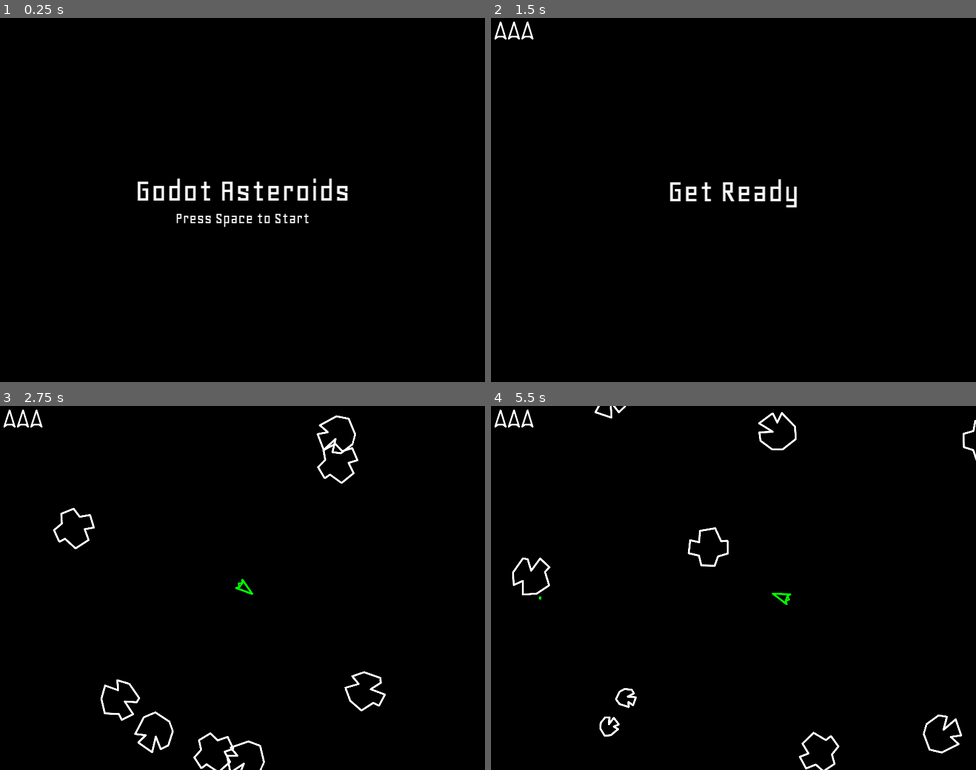
Above: before the commit, frames 1-4 (two rows, left to right).
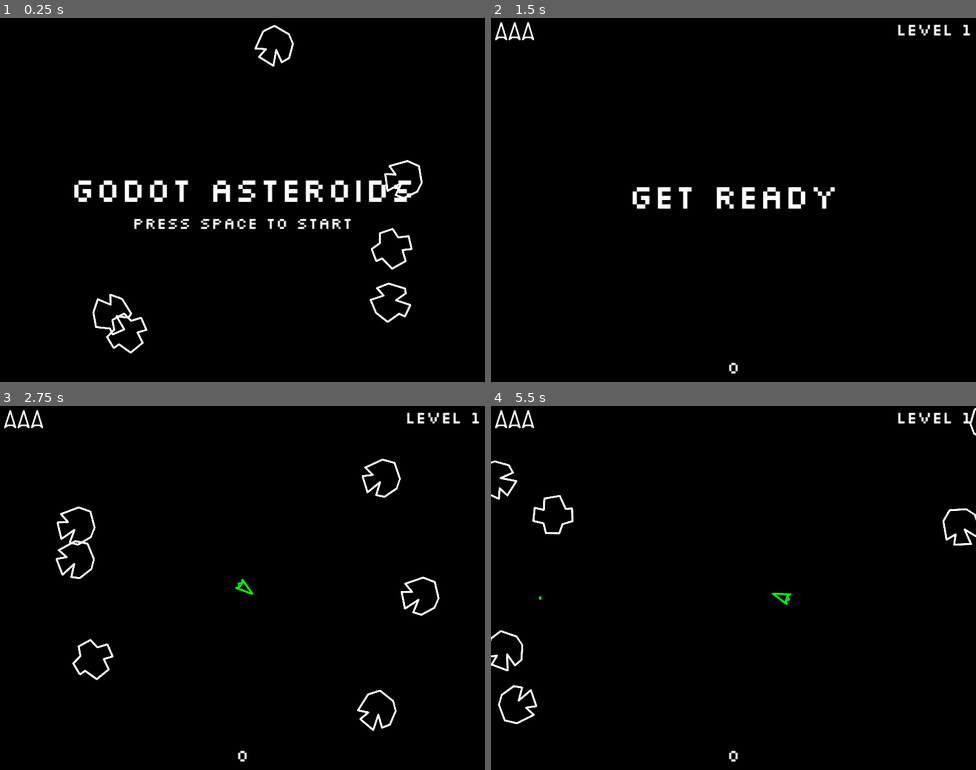
Above: after the commit, the same moments.

Repository: Synthian/godot-asteroids
Game: Godot game, scene res://main.tscn
The game is run twice, just before and just after one commit, with the same random seed, the same clock (stepped at 60 frames per second) and the same inputs.
Inputs:
- Up to frame 1 (0.25 s): no input
- Up to frame 2 (1.5 s): tap Space (shoot) at 0.5, 0.6 s; hold D (move_right) 0.53-1.28 s; hold Enter (ui_accept) 0.53-1.28 s; hold A (move_left) from 1.28 s (still down); tap Enter (ui_accept) at 1.35 s
- Up to frame 3 (2.75 s): tap Enter (ui_accept) at 1.52, 1.82, 2, 2.3 s; tap Space (shoot) at 1.55 s; release A (move_left) at 2.03 s; hold D (move_right) from 2.03 s (still down); hold W (boost) from 2.03 s (still down)
- Up to frame 4 (5.5 s): release W (boost) at 2.78 s; tap Space (shoot) at 2.85, 3.6, 4.55 s; tap Enter (ui_accept) at 3.02, 3.32, 4.35, 4.52, 4.82, 5.3 s; release D (move_right) at 3.53 s; hold Enter (ui_accept) 3.53-4.28 s; hold A (move_left) from 3.53 s (still down); hold W (boost) from 5.03 s (still down)

The runs differ from the first frame. In frame 1, 4.1% of the frame differs, in the area x 15-88%, y 1-93%; in frame 2, 1.8%; in frame 3, 2.7%; in frame 4, 2.4%.

Commit message:
Levels, Points, Score, Game Over

Diff:
--- a/asteroid.gd
+++ b/asteroid.gd
@@ -2,13 +2,15 @@
 class_name Asteroid
 
 signal hit
+
+static var LEVEL_MULTIPLIER := 0.1
 
 @export var velocityComponent: VelocityComponent
 @export var edgeComponent: EdgeComponent
 @export var animatedSprite: AnimatedSprite2D
 @export var maxSpeed: int
 
-func init(position: Vector2, initialDirection: float) -> void:
+func init(position: Vector2, initialDirection: float, level: int) -> void:
 	self.position = position
 	animatedSprite.frame = randi_range(0, 2)
 
@@ -18,8 +20,9 @@
 	velocityComponent.spinVelocity = spin
 
 	# Set motion
-	var direction: float = randf_range(initialDirection - PI/2, initialDirection + PI/2)
-	var speed: int = randi_range(100, maxSpeed)
+	var direction := randf_range(initialDirection - PI/2, initialDirection + PI/2)
+	var mult := 1 + LEVEL_MULTIPLIER * level
+	var speed := randi_range(100, maxSpeed) * mult
 	velocityComponent.linearVelocity = Vector2.from_angle(direction) * speed
 
 func _process(delta: float) -> void:
--- a/death_explosion.tscn
+++ b/death_explosion.tscn
@@ -18,6 +18,7 @@
 velocityComponent = NodePath("VelocityComponent")
 speed = 100
 direction = 1.5
+time = 1.5
 
 [node name="VelocityComponent" type="Node" parent="left_hull"]
 script = ExtResource("4_xxdch")
@@ -33,6 +34,7 @@
 velocityComponent = NodePath("VelocityComponent")
 speed = 200
 direction = -1.0
+time = 2.0
 
 [node name="VelocityComponent" type="Node" parent="right_hull"]
 script = ExtResource("4_xxdch")
@@ -47,6 +49,7 @@
 velocityComponent = NodePath("VelocityComponent")
 speed = 50
 direction = 3.0
+time = 1.75
 
 [node name="VelocityComponent" type="Node" parent="rear_hull"]
 script = ExtResource("4_xxdch")
--- a/hull_particle.gd
+++ b/hull_particle.gd
@@ -3,9 +3,14 @@
 @export var velocityComponent: VelocityComponent
 @export var speed: int
 @export var direction: float
+@export var time: float
 
 func _ready() -> void:
 	velocityComponent.linearVelocity = Vector2.from_angle(direction) * speed
+	await get_tree().create_timer(time).timeout
+	var tween := get_tree().create_tween()
+	tween.tween_property(self, "self_modulate", Color.TRANSPARENT, 1)
+	tween.tween_callback(queue_free)
 
 func _process(delta: float) -> void:
 	velocityComponent.move(self, delta)
--- a/main.gd
+++ b/main.gd
@@ -1,12 +1,18 @@
 extends Node
 
-static var STARTING_ASTEROIDS := 8
+static var STARTING_ASTEROIDS := 6
 static var STARTING_LIVES := 3
 static var EXPLOSION_SIZE: Dictionary = {
 	"LARGE": 70,
 	"MEDIUM": 50,
 	"SMALL": 30
 }
+static var POINT_VALUE: Dictionary = {
+	"LARGE": 10,
+	"MEDIUM": 20,
+	"SMALL": 30
+}
+static var LEVEL_MULTIPLIER := 0.1
 
 @export var largeAsteroid: PackedScene
 @export var mediumAsteroid: PackedScene
@@ -14,48 +20,67 @@
 @export var asteroidExplosionScene: PackedScene
 @export var playerExplosionScene: PackedScene
 
-var level := 0
+var level := -1
 var lives := STARTING_LIVES
+var score := 0
+var gameActive := false
 
 func _ready() -> void:
 	randomize()
-	get_tree().paused = true
 	openMainMenu()
 
 func openMainMenu() -> void:
 	$UI.setTitleVisibility(true)
+	$UI.setHudVisibility(false)
+	$Player.disable()
+	clearAsteroids()
+	spawnAsteroids()
 
 func newGame() -> void:
-	level = 1
-	get_tree().paused = false
+	level = 0
+	score = 0
+	lives = STARTING_LIVES
+	$UI.setLifeCount(lives)
+	$UI.setScore(score)
+	$UI.setHudVisibility(true)
+	newLevel()
+
+func newLevel() -> void:
+	clearAsteroids()
+	$Player.disable()
+	$UI.setLevel(level)
 	$UI.setGetReadyVisibility(true)
-	$UI.setLifeCount(3)
 	$ReadyTimer.start()
 
 func startLevel() -> void:
 	$UI.setGetReadyVisibility(false)
-	initLevel()
 	$Player.start($StartPosition.position, false)
+	gameActive = true
+	spawnAsteroids()
 
-func initLevel() -> void:
+func spawnAsteroids() -> void:
 	for x in STARTING_ASTEROIDS:
 		var asteroid: Asteroid = largeAsteroid.instantiate()
 		var randomPosition: Vector2 = $StartPosition.position + Vector2.from_angle(randf_range(0, TAU)) * 500
 		var randomDirection := randf_range(0 , TAU)
-		asteroid.init(randomPosition, randomDirection)
+		asteroid.init(randomPosition, randomDirection, level)
 		asteroid.connect("hit", largeAsteroidHit)
 		asteroid.add_to_group("asteroids")
 		add_child(asteroid)
 
-#func _process(_delta: float) -> void:
-	# var asteroids := get_tree().get_nodes_in_group("asteroids")
-	# if asteroids.size() == 0:
-		# call_deferred("newGame")
+func _process(_delta: float) -> void:
+	var asteroids := get_tree().get_nodes_in_group("asteroids")
+	if asteroids.size() == 0 && gameActive:
+		level += 1
+		$LevelFinishTimer.start()
+		$RespawnTimer.stop()
+		gameActive = false
 
 func largeAsteroidHit(lgAsteroid: Asteroid) -> void:
+	addPoints(POINT_VALUE["LARGE"])
 	for x in 2:
 		var mdAsteroid: Asteroid = mediumAsteroid.instantiate()
-		mdAsteroid.init(lgAsteroid.position, lgAsteroid.getVelocity().angle())
+		mdAsteroid.init(lgAsteroid.position, lgAsteroid.getVelocity().angle(), level)
 		mdAsteroid.connect("hit", mediumAsteroidHit)
 		mdAsteroid.add_to_group("asteroids")
 		call_deferred("add_child", mdAsteroid)
@@ -63,9 +88,10 @@
 	lgAsteroid.queue_free()
 
 func mediumAsteroidHit(mdAsteroid: Asteroid) -> void:
+	addPoints(POINT_VALUE["MEDIUM"])
 	for x in 2:
 		var smAsteroid: Asteroid = smallAsteroid.instantiate()
-		smAsteroid.init(mdAsteroid.position, mdAsteroid.getVelocity().angle())
+		smAsteroid.init(mdAsteroid.position, mdAsteroid.getVelocity().angle(), level)
 		smAsteroid.connect("hit", smallAsteroidHit)
 		smAsteroid.add_to_group("asteroids")
 		call_deferred("add_child", smAsteroid)
@@ -73,6 +99,7 @@
 	mdAsteroid.queue_free()
 
 func smallAsteroidHit(smAsteroid: Asteroid) -> void:
+	addPoints(POINT_VALUE["SMALL"])
 	explodeAsteroid(smAsteroid.position, EXPLOSION_SIZE["SMALL"])
 	smAsteroid.queue_free()
 
@@ -86,6 +113,18 @@
 	$UI.setLifeCount(lives)
 	if (lives > 0):
 		$RespawnTimer.start()
+	else:
+		gameActive = false
+		$UI.gameOver()
 
 func respawn() -> void:
 	$Player.start($StartPosition.position, true)
+
+func addPoints(pts: int) -> void:
+	score += ceil(pts * (1 + LEVEL_MULTIPLIER * level))
+	$UI.setScore(score)
+
+func clearAsteroids() -> void:
+	var asteroids := get_tree().get_nodes_in_group("asteroids")
+	for asteroid in asteroids:
+		asteroid.queue_free()
--- a/main.tscn
+++ b/main.tscn
@@ -36,6 +36,10 @@
 [node name="UI" parent="." instance=ExtResource("8_h0iki")]
 process_mode = 3
 
+[node name="LevelFinishTimer" type="Timer" parent="."]
+wait_time = 2.0
+one_shot = true
+
 [node name="ReadyTimer" type="Timer" parent="."]
 wait_time = 2.0
 one_shot = true
@@ -44,6 +48,8 @@
 one_shot = true
 
 [connection signal="hit" from="Player" to="." method="playerDeath"]
+[connection signal="gameOverFinish" from="UI" to="." method="openMainMenu"]
 [connection signal="start" from="UI" to="." method="newGame"]
+[connection signal="timeout" from="LevelFinishTimer" to="." method="newLevel"]
 [connection signal="timeout" from="ReadyTimer" to="." method="startLevel"]
 [connection signal="timeout" from="RespawnTimer" to="." method="respawn"]
--- a/player.gd
+++ b/player.gd
@@ -61,6 +61,11 @@
 	else:
 		$CollisionPolygon2D.set_deferred("disabled", false)
 
+func disable() -> void:
+	$CollisionPolygon2D.set_deferred("disabled", true)
+	alive = false
+	visible = false
+
 func invulnExpire() -> void:
 	invincible = false
 	visible = true
--- a/ui.gd
+++ b/ui.gd
@@ -2,6 +2,7 @@
 class_name UI
 
 signal start
+signal gameOverFinish
 
 @export var lifeTexture: Texture
 
@@ -11,15 +12,37 @@
 func setGetReadyVisibility(visible: bool) -> void:
 	$GetReady.visible = visible
 
+func setHudVisibility(visible: bool) -> void:
+	$LevelMargin/Level.visible = visible
+	$ScoreMargin/Score.visible = visible
+
+func gameOver() -> void:
+	$GameOver/Title.visible = true
+	$GameOverTimer.start()
+
+func gameOverTimeout() -> void:
+	$GameOver/Instructions.visible = true
+
 func _input(event: InputEvent) -> void:
-	if event.is_action_pressed("ui_accept") && $MainMenu.visible:
-		start.emit()
-		$MainMenu.hide()
+	if event.is_action_pressed("ui_accept"):
+		if $MainMenu.visible:
+			start.emit()
+			$MainMenu.hide()
+		elif $GameOver/Instructions.visible:
+			$GameOver/Instructions.visible = false
+			$GameOver/Title.visible = false
+			gameOverFinish.emit()
 
 func setLifeCount(lives: int) -> void:
-	for n in $Lives.get_children():
+	for n in $LivesMargin/Lives.get_children():
 		n.queue_free()
 	for x in lives:
 		var life := TextureRect.new()
 		life.texture = lifeTexture
-		$Lives.add_child(life)
+		$LivesMargin/Lives.add_child(life)
+
+func setLevel(level: int) -> void:
+	$LevelMargin/Level.text = "LEVEL %d" % (level + 1)
+
+func setScore(score: int) -> void:
+	$ScoreMargin/Score.text = "%d" % score
--- a/ui.tscn
+++ b/ui.tscn
@@ -1,12 +1,42 @@
 [gd_scene load_steps=4 format=3 uid="uid://4t34ma5alhnn"]
 
 [ext_resource type="Script" path="res://ui.gd" id="1_is03e"]
-[ext_resource type="FontFile" uid="uid://dmiq14qcov2c" path="res://Geo-Regular.ttf" id="1_n0co1"]
 [ext_resource type="Texture2D" uid="uid://5p56yrdtrnjp" path="res://sprites/life.png" id="2_m8k3v"]
+[ext_resource type="FontFile" uid="uid://dbmd5r02i231e" path="res://Silkscreen-Regular.ttf" id="3_rhjnl"]
 
 [node name="UI" type="CanvasLayer"]
 script = ExtResource("1_is03e")
 lifeTexture = ExtResource("2_m8k3v")
+
+[node name="GameOver" type="VBoxContainer" parent="."]
+anchors_preset = 8
+anchor_left = 0.5
+anchor_top = 0.5
+anchor_right = 0.5
+anchor_bottom = 0.5
+offset_left = -325.0
+offset_top = -97.0
+offset_right = 325.0
+offset_bottom = 97.0
+grow_horizontal = 2
+grow_vertical = 2
+
+[node name="Title" type="Label" parent="GameOver"]
+visible = false
+layout_mode = 2
+theme_override_fonts/font = ExtResource("3_rhjnl")
+theme_override_font_sizes/font_size = 100
+text = "Game Over"
+horizontal_alignment = 1
+
+[node name="Instructions" type="Label" parent="GameOver"]
+visible = false
+layout_mode = 2
+size_flags_vertical = 1
+theme_override_fonts/font = ExtResource("3_rhjnl")
+theme_override_font_sizes/font_size = 48
+text = "Press Space"
+horizontal_alignment = 1
 
 [node name="GetReady" type="Label" parent="."]
 visible = false
@@ -14,7 +44,7 @@
 offset_top = 461.5
 offset_right = 1039.5
 offset_bottom = 564.5
-theme_override_fonts/font = ExtResource("1_n0co1")
+theme_override_fonts/font = ExtResource("3_rhjnl")
 theme_override_font_sizes/font_size = 100
 text = "Get Ready"
 horizontal_alignment = 1
@@ -35,7 +65,7 @@
 
 [node name="Title" type="Label" parent="MainMenu"]
 layout_mode = 2
-theme_override_fonts/font = ExtResource("1_n0co1")
+theme_override_fonts/font = ExtResource("3_rhjnl")
 theme_override_font_sizes/font_size = 100
 text = "Godot Asteroids"
 horizontal_alignment = 1
@@ -43,13 +73,59 @@
 [node name="Instructions" type="Label" parent="MainMenu"]
 layout_mode = 2
 size_flags_vertical = 1
-theme_override_fonts/font = ExtResource("1_n0co1")
+theme_override_fonts/font = ExtResource("3_rhjnl")
 theme_override_font_sizes/font_size = 48
 text = "Press Space to Start"
 horizontal_alignment = 1
 
-[node name="Lives" type="HBoxContainer" parent="."]
-offset_left = 10.0
-offset_top = 10.0
-offset_right = 50.0
-offset_bottom = 66.0
+[node name="LivesMargin" type="MarginContainer" parent="."]
+offset_right = 237.0
+offset_bottom = 65.0
+theme_override_constants/margin_left = 12
+theme_override_constants/margin_top = 12
+
+[node name="Lives" type="HBoxContainer" parent="LivesMargin"]
+layout_mode = 2
+
+[node name="ScoreMargin" type="MarginContainer" parent="."]
+anchors_preset = 7
+anchor_left = 0.5
+anchor_top = 1.0
+anchor_right = 0.5
+anchor_bottom = 1.0
+offset_left = -116.5
+offset_top = -65.0
+offset_right = 116.5
+grow_horizontal = 2
+grow_vertical = 0
+theme_override_constants/margin_bottom = 12
+
+[node name="Score" type="Label" parent="ScoreMargin"]
+visible = false
+layout_mode = 2
+theme_override_fonts/font = ExtResource("3_rhjnl")
+theme_override_font_sizes/font_size = 50
+horizontal_alignment = 1
+vertical_alignment = 2
+
+[node name="LevelMargin" type="MarginContainer" parent="."]
+anchors_preset = 1
+anchor_left = 1.0
+anchor_right = 1.0
+offset_left = -245.0
+offset_bottom = 65.0
+grow_horizontal = 0
+theme_override_constants/margin_right = 12
+
+[node name="Level" type="Label" parent="LevelMargin"]
+visible = false
+layout_mode = 2
+theme_override_fonts/font = ExtResource("3_rhjnl")
+theme_override_font_sizes/font_size = 50
+horizontal_alignment = 2
+
+[node name="GameOverTimer" type="Timer" parent="."]
+wait_time = 5.0
+one_shot = true
+
+[connection signal="timeout" from="GameOverTimer" to="." method="gameOverTimeout"]
Binary file added: Silkscreen-Regular.ttf
Not shown, added: Silkscreen-Regular.ttf.import
